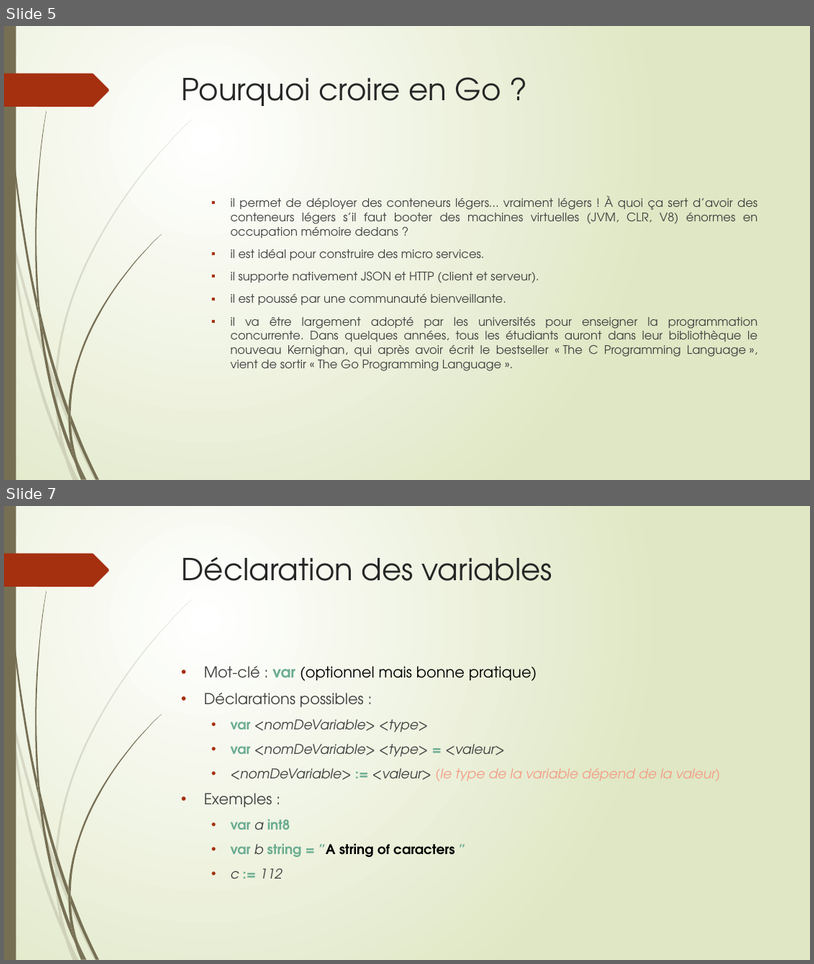
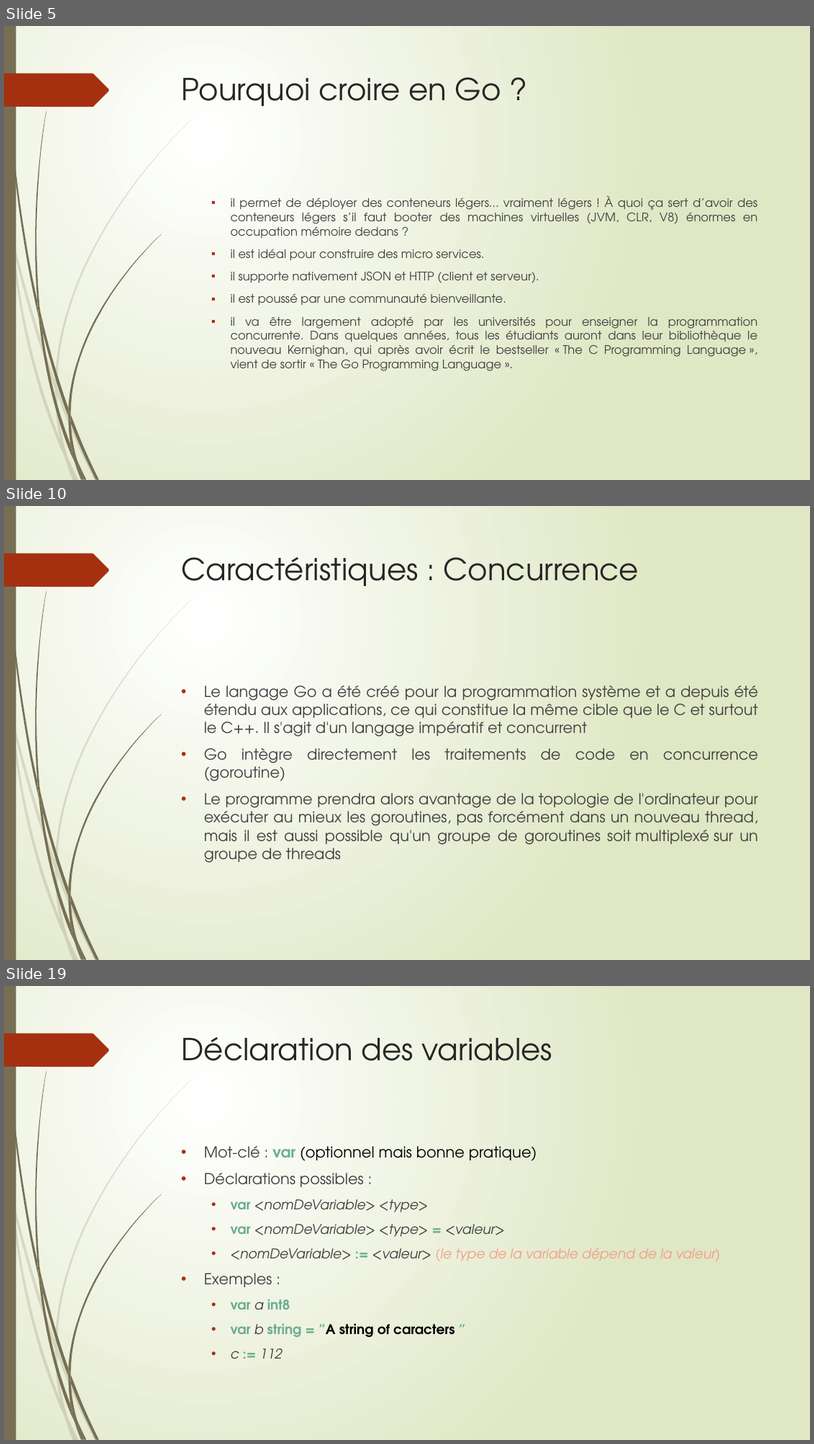
Before and after one commit to thierrydecker/learning-go, a slide deck: learning-go.pptx. Shown one above the other, each under a label of ours: slides 5 and 7 before the commit, slides 5, 10 and 19 after it; the slides between them are not shown. The pictures are 814x964 and 814x1444 pixels, drawn with LibreOffice and Linux fonts; fonts in the diff are those of the drawing. Boxes give left, top, right and bottom in pixels: in the first picture for what was removed or moved away, otherwise in the second. Text is boxed around its words. In the diff, an @@ line names an element or a change of style, - is before the commit and + after.

```diff
--- a/learning-go.pptx
+++ b/learning-go.pptx
@@ slide 10 added at [4, 506, 810, 960], background gradient #FFFFFF to #DFE8C4; not listed: 24 template elements that a slide beside it also shows @@
@@ title added at [182, 557, 639, 586], 36 pt, text #262626 @@
+Caractéristiques : Concurrence
@@ text added at [204, 685, 759, 862], 18 pt, text #404040 @@
+• Le langage Go a été créé pour la programmation système et a depuis été étendu aux applications, ce qui constitue la même cible que le C et surtout le C++. Il s'agit d'un langage impératif et concurrent
+• Go intègre directement les traitements de code en concurrence (goroutine)
+• Le programme prendra alors avantage de la topologie de l'ordinateur pour exécuter au mieux les goroutines, pas forcément dans un nouveau thread, mais il est aussi possible qu'un groupe de goroutines soit multiplexé sur un groupe de threads
@@ what was slide 7 is now slide 19 @@
```
Also in this commit, not shown: 1 slide changed, 12 other slides added.
